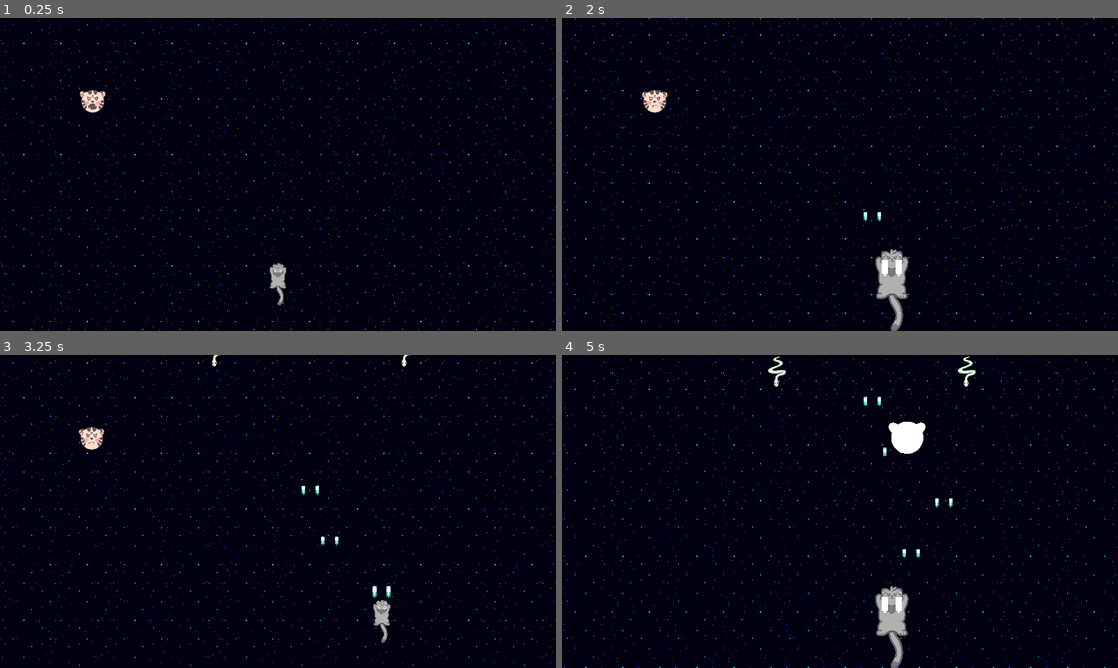
Above: before the commit, frames 1-4 (two rows, left to right).
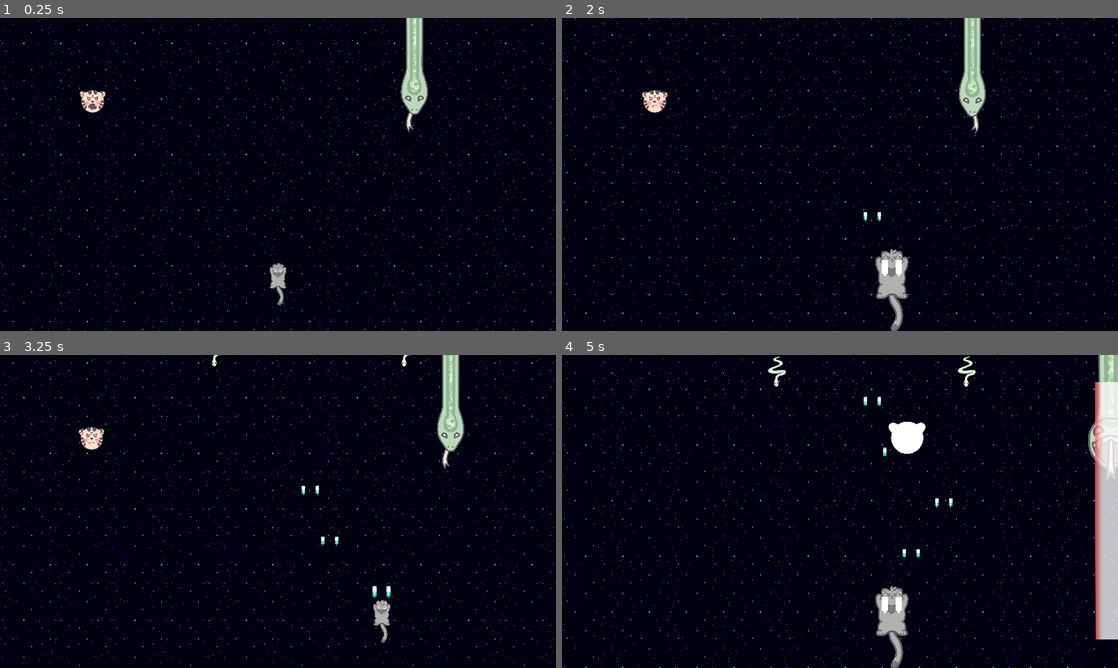
Above: after the commit, the same moments.

Repository: atomjin/2dRocket
Game: Godot game, scene res://world.tscn
Same seed, same stepped clock (60 frames per second), same inputs: the game is played once before the commit and once after it. This scene is started directly instead of the project's main scene.
Inputs (mouse positions are in pixels of both pictures, inside the frame that each line leads up to):
- Up to frame 1 (0.25 s): no input
- Up to frame 2 (2 s): tap Enter (ui_accept) at 0.5, 0.6, 0.77, 1.07 s; move the mouse to (962, 158) at 0.52 s; hold Right (ui_right) 0.53-1.25 s; click (962, 158) at 0.67 s; drag from (728, 190) to (890, 277) at 1.27 s
- Up to frame 3 (3.25 s): move the mouse to (333, 442) at 2.02 s; hold Right (ui_right) 2.03-2.75 s; tap Enter (ui_accept) at 2.1 s; drag from (250, 574) to (16, 436) at 2.77 s
- Up to frame 4 (5 s): move the mouse to (1006, 558) at 3.52 s; hold Left (ui_left) 3.53-4.25 s; tap Enter (ui_accept) at 3.6, 3.77, 4.07 s; drag from (673, 464) to (801, 439) at 4.27 s

The runs differ from the first frame. In frame 1, 1.1% of the frame differs, in the area x 72-77%, y 0-37%; in frame 2, 1.1%; in frame 3, 1.1%; in frame 4, 3.8%, in the area x 58-100%, y 0-91%.

Commit message:
finish snak boss

Diff:
--- a/enemies/boss_snake.gd
+++ b/enemies/boss_snake.gd
@@ -1,7 +1,69 @@
+class_name boss_snake
 extends "res://enemies/enemy.gd"
+@onready var state: Node = $State
 
+@onready var move_state:  = $State/MoveState as TimedStateComponent
+@onready var move_side_state:  = $State/MoveSideState as TimedStateComponent
+@onready var pause_state:  = $State/PauseState as TimedStateComponent
+@onready var move_side_component:  = $State/MoveSideState/MoveSideComponent as MoveComponent
+@onready var attack_state:  = $State/AttackState as StateComponent
+@onready var laser_spawner:  = %LaserSpawner
+@onready var animated_sprite_2d:  = $AnimatedSprite2D
 
+var laser_offset: Vector2 = Vector2(0, 350)  # Adjust the Y value as needed to place it below the boss
+@export var laser_duration: float = 5.0  # Duration the laser stays visible
+@export var attack_delay: float = 1.0  # Duration before firing the laser after stopping
 
 func _ready() -> void:
 	super()
-	move_component.velocity.x = 80
+
+	# Disable all states initially
+	for child in state.get_children():
+		var child_state = child as StateComponent
+		child_state.disable()
+
+	# Set the initial random velocity for side movement
+	move_side_component.velocity.x = [-500, 500].pick_random()
+
+	# State transitions
+	move_state.state_finished.connect(move_side_state.enable)
+	move_side_state.state_finished.connect(prepare_for_attack)
+	attack_state.state_finished.connect(pause_state.enable)
+	pause_state.state_finished.connect(move_state.enable)
+
+	# Start with the initial movement state
+	move_state.enable()
+
+# Prepare for the laser attack: stop movement and start the attack animation
+func prepare_for_attack() -> void:
+	move_side_component.velocity.x = 0  # Stop movement
+	animated_sprite_2d.play("attack")  # Play attack animation
+	await get_tree().create_timer(attack_delay).timeout  # Wait for the attack delay
+	fire_laser()
+
+# Fires the laser and sets it to disappear after `laser_duration`
+func fire_laser() -> void:
+	attack_state.enable()
+	scale_component.tween_scale()
+
+	# Spawn laser at an offset below the boss's position
+	var laser_instance = laser_spawner.spawn(global_position + laser_offset)
+
+	# Start a timer to remove the laser and resume movement
+	start_laser_removal_timer(laser_instance)
+
+	# Disable attack state after spawning laser
+	attack_state.disable()
+	attack_state.state_finished.emit()
+
+# Removes the laser after the specified duration
+func start_laser_removal_timer(laser_instance):
+	await get_tree().create_timer(laser_duration).timeout
+	animated_sprite_2d.play("default")  # Change back to the default animation after attack
+
+	# Remove the laser instance
+	if laser_instance:
+		laser_instance.queue_free()
+
+	# Resume random movement on the x-axis
+	move_side_component.velocity.x = [-500, 500].pick_random()
--- a/enemies/boss_snake.tscn
+++ b/enemies/boss_snake.tscn
@@ -1,14 +1,28 @@
-[gd_scene load_steps=10 format=3 uid="uid://vhnrljnxgvq0"]
+[gd_scene load_steps=16 format=3 uid="uid://vhnrljnxgvq0"]
 
 [ext_resource type="PackedScene" uid="uid://c3cpm0goxpepr" path="res://enemies/enemy.tscn" id="1_igrac"]
 [ext_resource type="Script" path="res://enemies/boss_snake.gd" id="2_1pjdc"]
 [ext_resource type="Texture2D" uid="uid://dbbv2da0ua0oh" path="res://assets/boss/snake/Snake_Default_Frame01.png" id="2_2aehe"]
+[ext_resource type="Texture2D" uid="uid://dq0qfo0x5it73" path="res://assets/snake/Snake_Attack.png" id="3_6enmy"]
 [ext_resource type="Texture2D" uid="uid://clnci2hmf3uap" path="res://assets/boss/snake/Snake_Default_Frame02.png" id="3_pk32d"]
 [ext_resource type="Texture2D" uid="uid://cpwhhceltospe" path="res://assets/boss/snake/Snake_Default_Frame03.png" id="4_0vap2"]
 [ext_resource type="Script" path="res://components/border_bounce_component.gd" id="6_5nt1x"]
+[ext_resource type="Script" path="res://components/state_component.gd" id="8_3i8oq"]
+[ext_resource type="PackedScene" uid="uid://c6y8fffkus3wn" path="res://projectile/snake_laser.tscn" id="8_8g8p5"]
+[ext_resource type="Script" path="res://components/timed_state_componoent.gd" id="9_j3xym"]
+[ext_resource type="Script" path="res://components/move_component.gd" id="10_18neo"]
+[ext_resource type="Script" path="res://components/spawner_component.gd" id="11_713iw"]
 
 [sub_resource type="SpriteFrames" id="SpriteFrames_fk8hp"]
 animations = [{
+"frames": [{
+"duration": 1.0,
+"texture": ExtResource("3_6enmy")
+}],
+"loop": true,
+"name": &"attack",
+"speed": 5.0
+}, {
 "frames": [{
 "duration": 1.0,
 "texture": ExtResource("2_2aehe")
@@ -22,6 +36,14 @@
 "loop": true,
 "name": &"default",
 "speed": 7.0
+}, {
+"frames": [{
+"duration": 1.0,
+"texture": ExtResource("3_6enmy")
+}],
+"loop": true,
+"name": &"prepare_attack",
+"speed": 5.0
 }]
 
 [sub_resource type="RectangleShape2D" id="RectangleShape2D_88w72"]
@@ -31,12 +53,16 @@
 size = Vector2(128, 624)
 
 [node name="BossSnake" instance=ExtResource("1_igrac")]
+position = Vector2(1058, 196)
 scale = Vector2(0.5, 0.5)
 script = ExtResource("2_1pjdc")
+laser_duration = 5.0
+attack_delay = 1.0
 
 [node name="AnimatedSprite2D" parent="." index="0"]
 position = Vector2(0, -2)
 sprite_frames = SubResource("SpriteFrames_fk8hp")
+animation = &"attack"
 autoplay = "default"
 
 [node name="StatsComponent" parent="." index="1"]
@@ -54,8 +80,42 @@
 position = Vector2(0, -120)
 shape = SubResource("RectangleShape2D_fl40t")
 
-[node name="BorderBounceComponent" type="Node" parent="." index="13" node_paths=PackedStringArray("actor", "move_component")]
+[node name="State" type="Node" parent="." index="13"]
+
+[node name="MoveState" type="Node" parent="State" index="0"]
+unique_name_in_owner = true
+script = ExtResource("9_j3xym")
+duration = 3.0
+
+[node name="MoveComponent" type="Node" parent="State/MoveState" index="0" node_paths=PackedStringArray("actor")]
+script = ExtResource("10_18neo")
+actor = NodePath("../../..")
+
+[node name="MoveSideState" type="Node" parent="State" index="1"]
+unique_name_in_owner = true
+script = ExtResource("9_j3xym")
+
+[node name="MoveSideComponent" type="Node" parent="State/MoveSideState" index="0" node_paths=PackedStringArray("actor")]
+unique_name_in_owner = true
+script = ExtResource("10_18neo")
+actor = NodePath("../../..")
+
+[node name="BorderBounceComponent" type="Node" parent="State/MoveSideState" index="1" node_paths=PackedStringArray("actor", "move_component")]
 script = ExtResource("6_5nt1x")
-margin = 20
-actor = NodePath("..")
-move_component = NodePath("../MoveComponent")
+actor = NodePath("../../..")
+move_component = NodePath("../MoveSideComponent")
+
+[node name="AttackState" type="Node" parent="State" index="2"]
+script = ExtResource("8_3i8oq")
+
+[node name="LaserSpawner" type="Node2D" parent="State/AttackState" index="0"]
+unique_name_in_owner = true
+script = ExtResource("11_713iw")
+scene = ExtResource("8_8g8p5")
+
+[node name="PauseState" type="Node" parent="State" index="3"]
+unique_name_in_owner = true
+script = ExtResource("9_j3xym")
+duration = 3.0
+
+[node name="Timer" type="Timer" parent="." index="14"]
--- a/menus/menu.tscn
+++ b/menus/menu.tscn
@@ -1,7 +1,8 @@
-[gd_scene load_steps=5 format=3 uid="uid://cspnb5fehlnsd"]
+[gd_scene load_steps=6 format=3 uid="uid://cspnb5fehlnsd"]
 
 [ext_resource type="Script" path="res://menus/menu.gd" id="1_bbvqe"]
 [ext_resource type="PackedScene" uid="uid://rihp6tgckgbj" path="res://effects/space_background.tscn" id="1_iq6pp"]
+[ext_resource type="VideoStream" path="res://assets/1030.ogv" id="2_713xg"]
 [ext_resource type="LabelSettings" uid="uid://bss4kg26uk73w" path="res://fonts/title_label_settings.tres" id="2_jgovi"]
 [ext_resource type="LabelSettings" uid="uid://c1omw1b4dnja8" path="res://fonts/default_label_settings.tres" id="3_b4l27"]
 
@@ -13,6 +14,12 @@
 grow_horizontal = 2
 grow_vertical = 2
 script = ExtResource("1_bbvqe")
+
+[node name="VideoStreamPlayer" type="VideoStreamPlayer" parent="."]
+layout_mode = 0
+offset_right = 1920.0
+offset_bottom = 1088.0
+stream = ExtResource("2_713xg")
 
 [node name="SpaceBackground" parent="." instance=ExtResource("1_iq6pp")]
 
--- /dev/null
+++ b/projectile/snake_laser.tscn
@@ -0,0 +1,47 @@
+[gd_scene load_steps=6 format=3 uid="uid://c6y8fffkus3wn"]
+
+[ext_resource type="Texture2D" uid="uid://doaa51fd1ttu3" path="res://assets/snake/Snake_Attack_Lasor.png" id="1_l30ji"]
+[ext_resource type="Script" path="res://components/hitbox_component.gd" id="2_lsfyg"]
+
+[sub_resource type="GDScript" id="GDScript_3d33c"]
+
+[sub_resource type="SpriteFrames" id="SpriteFrames_iy0vu"]
+animations = [{
+"frames": [{
+"duration": 1.0,
+"texture": ExtResource("1_l30ji")
+}],
+"loop": true,
+"name": &"activate",
+"speed": 5.0
+}]
+
+[sub_resource type="RectangleShape2D" id="RectangleShape2D_12pi3"]
+size = Vector2(112, 884)
+
+[node name="SnakeLaser" type="Node2D"]
+visibility_layer = 2
+position = Vector2(815, 335)
+script = SubResource("GDScript_3d33c")
+
+[node name="AnimatedSprite2D" type="AnimatedSprite2D" parent="."]
+visibility_layer = 2
+position = Vector2(1, 1)
+scale = Vector2(0.634185, 1)
+sprite_frames = SubResource("SpriteFrames_iy0vu")
+animation = &"activate"
+
+[node name="HitboxComponent" type="Area2D" parent="."]
+light_mask = 0
+visibility_layer = 2
+script = ExtResource("2_lsfyg")
+
+[node name="CollisionShape2D" type="CollisionShape2D" parent="HitboxComponent"]
+visibility_layer = 2
+position = Vector2(1, 1)
+shape = SubResource("RectangleShape2D_12pi3")
+
+[node name="VisibleOnScreenNotifier2D" type="VisibleOnScreenNotifier2D" parent="."]
+visibility_layer = 2
+position = Vector2(0.999985, 8.99998)
+scale = Vector2(6.4, 45.8)
--- a/world.tscn
+++ b/world.tscn
@@ -8,6 +8,7 @@
 [ext_resource type="LabelSettings" uid="uid://c1omw1b4dnja8" path="res://fonts/default_label_settings.tres" id="5_wiio1"]
 [ext_resource type="PackedScene" uid="uid://fv18prg044e0" path="res://enemies/sheep_enemy.tscn" id="7_t06np"]
 [ext_resource type="PackedScene" uid="uid://bpn60ckf46cbe" path="res://enemies/tiger_enemy.tscn" id="8_s87h0"]
+[ext_resource type="PackedScene" uid="uid://vhnrljnxgvq0" path="res://enemies/boss_snake.tscn" id="9_bfwgb"]
 
 [node name="World" type="Node2D"]
 script = ExtResource("1_74ca3")
@@ -33,3 +34,6 @@
 
 [node name="TigerEnemy" parent="." instance=ExtResource("8_s87h0")]
 position = Vector2(320, 294)
+
+[node name="BossSnake" parent="." instance=ExtResource("9_bfwgb")]
+position = Vector2(1421, 187)
Binary file added: assets/snake/Snake_Attack.png
Not shown, added: assets/snake/Snake_Attack.png.import
Binary file added: assets/snake/Snake_Attack_Head.png
Not shown, added: assets/snake/Snake_Attack_Head.png.import
Binary file added: assets/snake/Snake_Attack_Lasor.png
Not shown, added: assets/snake/Snake_Attack_Lasor.png.import
Not shown: 1 places in world.tscn that only renumber resources
Not shown, added: assets/1030.ogv
